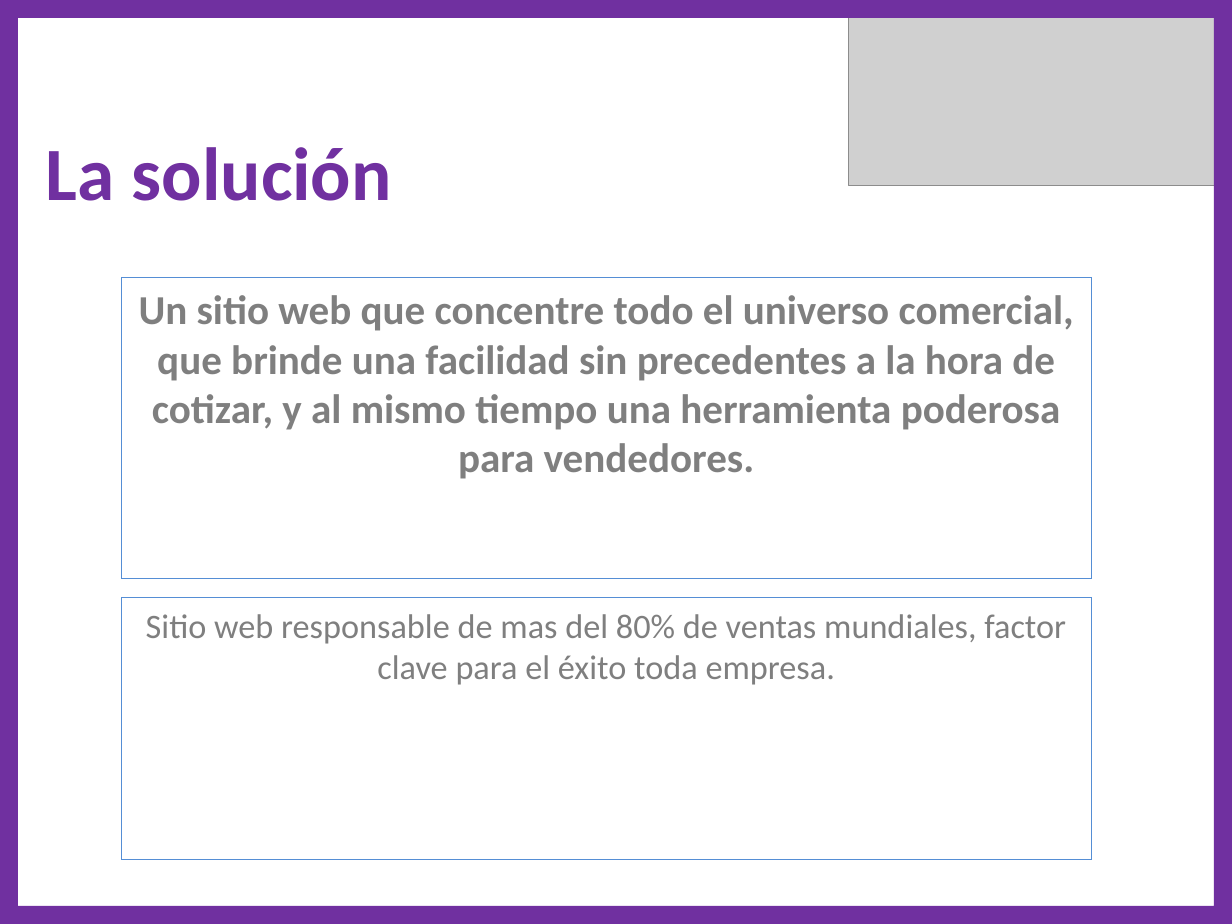
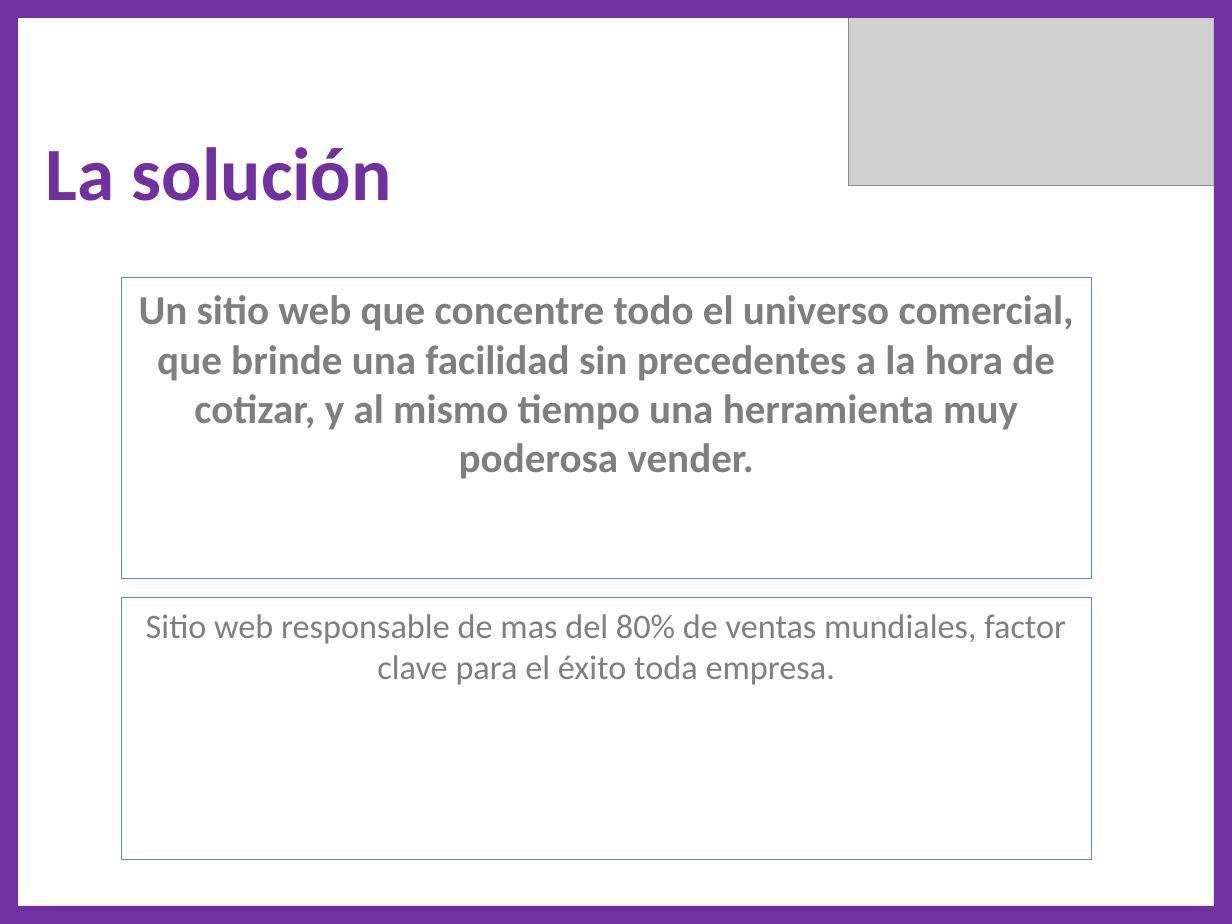
Before and after one commit to gslopez/proyectoSeba, a slide deck: slide 3 of InnovaChile/Postulación/Postulación 1.1.ppt. Drawn at 1232x924 pixels with LibreOffice and Linux fonts; fonts in the diff are those of the drawing; grey boxes stand for pictures. Boxes give left, top, right and bottom in pixels: in the first picture for what was removed or moved away, otherwise in the second. Text is boxed around its words. In the diff, an @@ line names an element or a change of style, - is before the commit and + after.

```diff
--- a/InnovaChile/Postulación/Postulación 1.1.ppt
+++ b/InnovaChile/Postulación/Postulación 1.1.ppt
@@ text in rectangle at [139, 295, 1074, 479]: text changed @@
-Un sitio web que concentre todo el universo comercial, que brinde una facilidad sin precedentes a la hora de cotizar, y al mismo tiempo una herramienta poderosa para vendedores.
+Un sitio web que concentre todo el universo comercial, que brinde una facilidad sin precedentes a la hora de cotizar, y al mismo tiempo una herramienta muy poderosa vender.
```
Also in this commit, not shown: 1 other slide changed, 2 other files.
